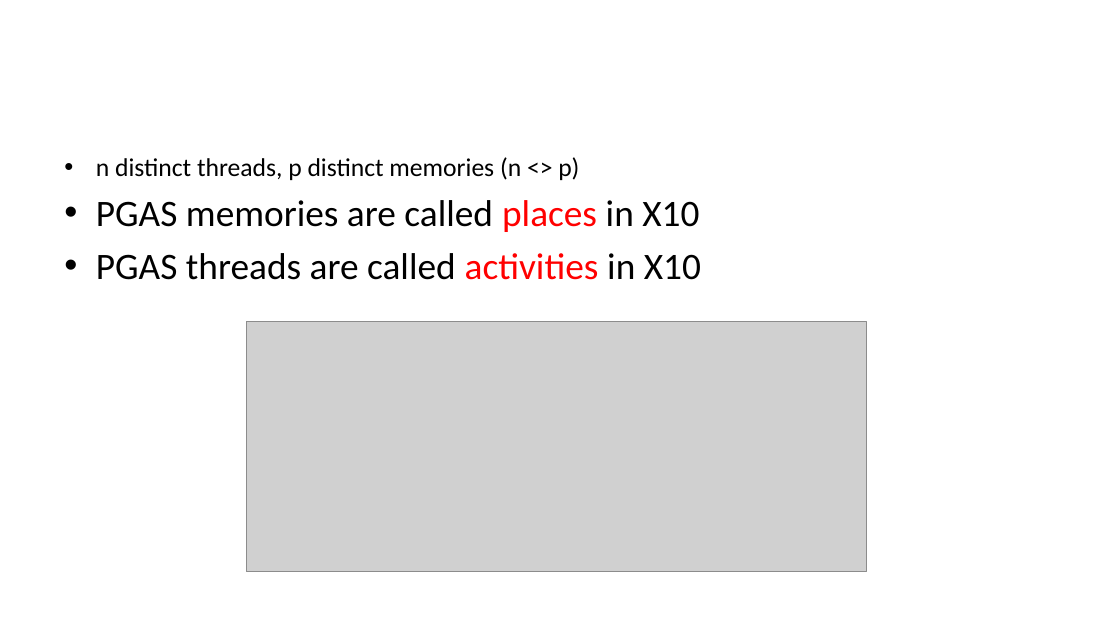
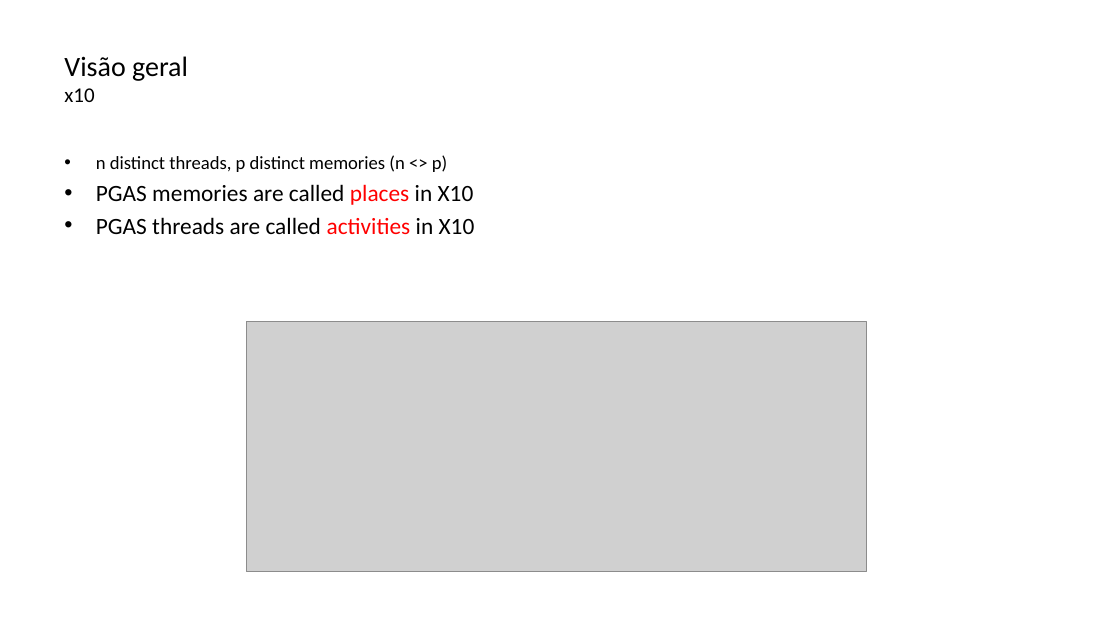
Before and after one commit to lquatrin/inf2591, a slide deck: slide 5 of x10.pptx. Drawn at 1120x630 pixels with LibreOffice and Linux fonts; fonts in the diff are those of the drawing; grey boxes stand for pictures. Boxes give left, top, right and bottom in pixels: in the first picture for what was removed or moved away, otherwise in the second. Text is boxed around its words. In the diff, an @@ line names an element or a change of style, - is before the commit and + after.

```diff
--- a/x10.pptx
+++ b/x10.pptx
@@ title added at bbox=[64, 56, 188, 102], 24 pt, text #000000 @@
+Visão geral
+x10
@@ text "n distinct threads, p distinct ..." at bbox=[96, 155, 475, 234]: size 22 to 16 pt in "n distinct threads, p distinct memories (n ..."; size 32 to 20 pt in "PGAS memories are called places in X10", "PGAS threads are called activities in X10"; less space between paragraphs @@
```
Also in this commit, not shown: 21 other slides changed, 2 slides added, 1 slide removed, 5 other files.
